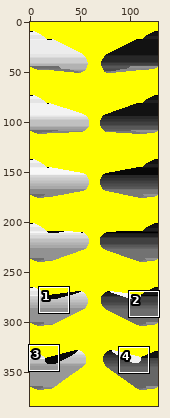
Edited in one commit: sprite sheet (convert/flippers.gif). The first picture is a wide view before the edit; the outline marks the close-up.
Close-up. The starting point:
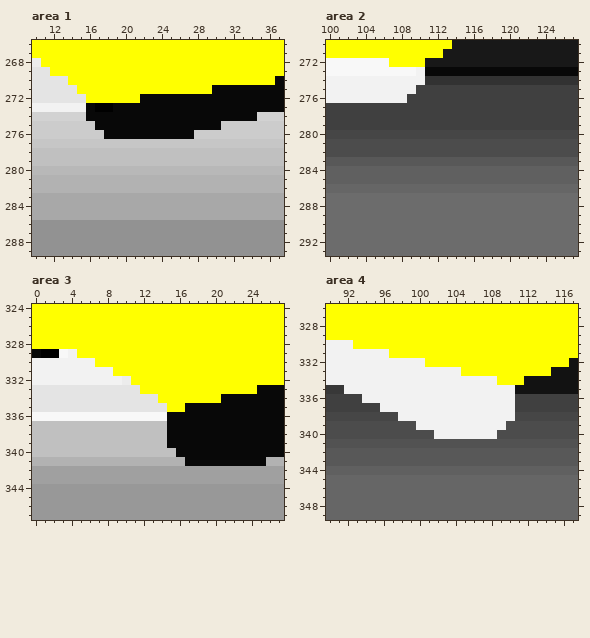
The file is 128x384 pixels. Colours within 5 levels of each other are drawn and written as one. Shown: area 1: x 10..37, y 266..289; area 2: x 100..127, y 270..293; area 3: x 0..27, y 324..347; area 4: x 90..117, y 326..349.
Once edited:
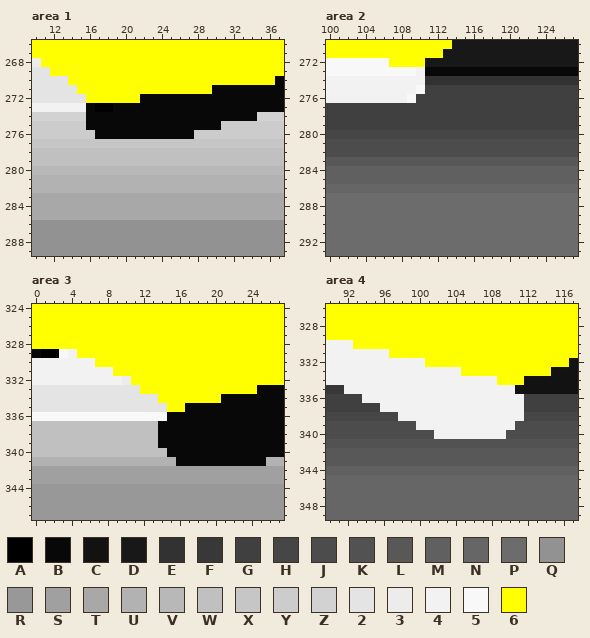
Palette (. is transparent): A #000000  B #080808  C #121212  D #181818  E #323232  F #383838  G #404040  H #464646  J #4c4c4c  K #525252  L #585858  M #606060  N #666666  P #6c6c6c  Q #929292  R #989898  S #a0a0a0  T #a8a8a8  U #b2b2b2  V #b8b8b8  W #c0c0c0  X #c6c6c6  Y #cccccc  Z #d2d2d2  2 #e4e4e4  3 #ececec  4 #f2f2f2  5 #f8f8f8  6 #ffff00
Commit message: Fixes to flipper coll
From old to new:
Area 1:
The author changed colour Y to colour B in row 275 at x 16; in row 276 at x 17.
Area 2:
The author changed colour G to colour 5 in row 275 at x 110; in row 276 at x 109.
Area 3:
The author changed colour U to colour B in row 341 at x 16.
The author changed colour W to colour B in rows 337 to 339 at x 14; in row 340 at x 15.
Area 4:
The author changed colour G to colour 4 in rows 336 to 337 at x 111.
The author changed colour H to colour 4 in row 338 at x 111.
The author changed colour J to colour 4 in row 339 at x 110; in row 340 at x 109.
Where, in picture pixels (left, top, right, bottom), the same in both close-ups:
changed: (86, 121, 104, 139)
changed: (407, 85, 425, 103)
changed: (158, 421, 185, 466)
changed: (497, 394, 524, 439)
